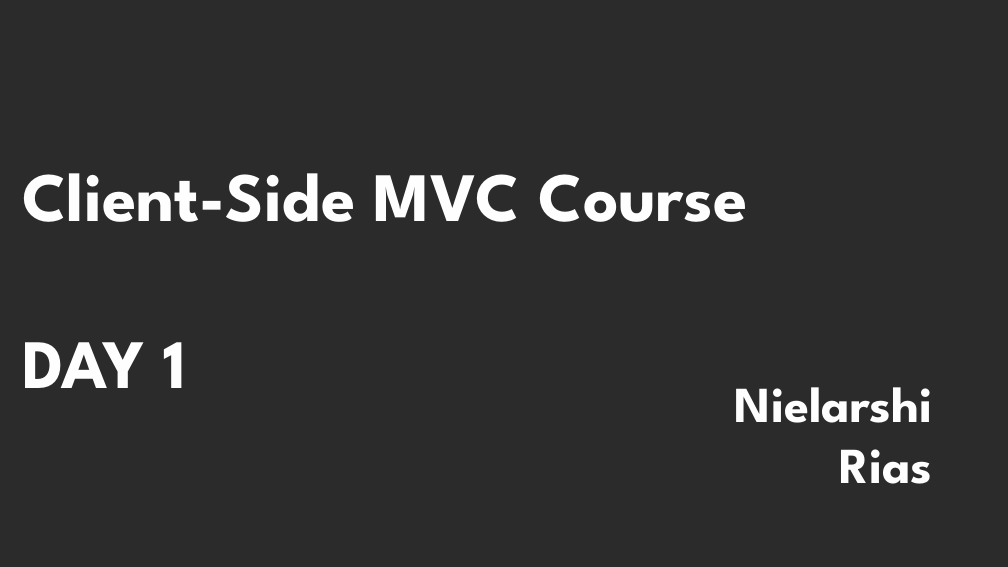
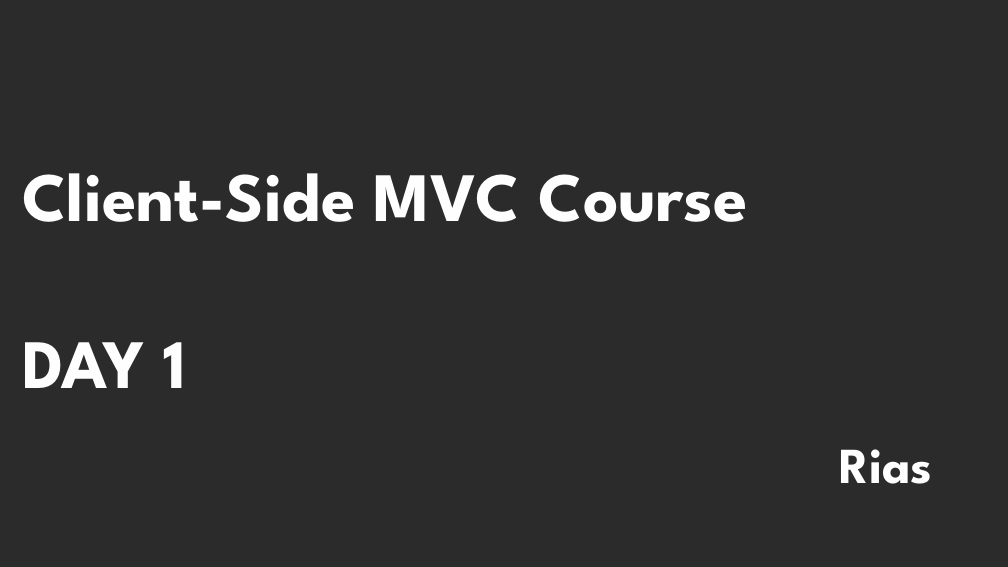
Before and after one commit to mohamedrias/Client-Side-MVC-Course, a slide deck: slide 1 of Day 2/Client Side MVC.odp. Drawn at 1008x567 pixels with LibreOffice and Linux fonts; fonts in the diff are those of the drawing; background and template pictures are left out; a plain dark background stands for a picture behind light text. Boxes give left, top, right and bottom in pixels: in the first picture for what was removed or moved away, otherwise in the second. Text is boxed around its words. In the diff, an @@ line names an element or a change of style, - is before the commit and + after.

Commit message:
modified day 2 ppt

```diff
--- a/Day 2/Client Side MVC.odp
+++ b/Day 2/Client Side MVC.odp
@@ subtitle at (735,387,933,423): paragraph removed @@
-Nielarshi
```
